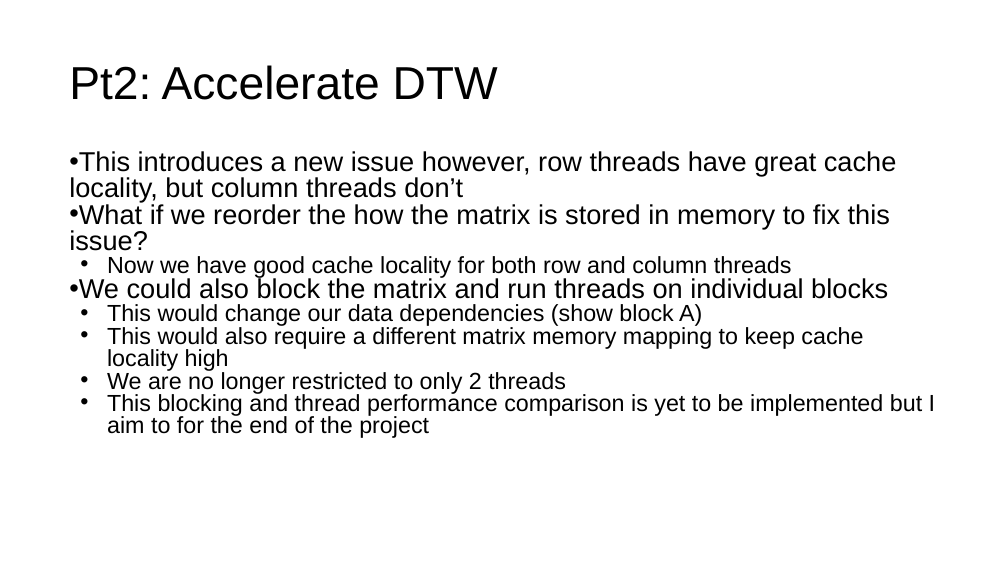
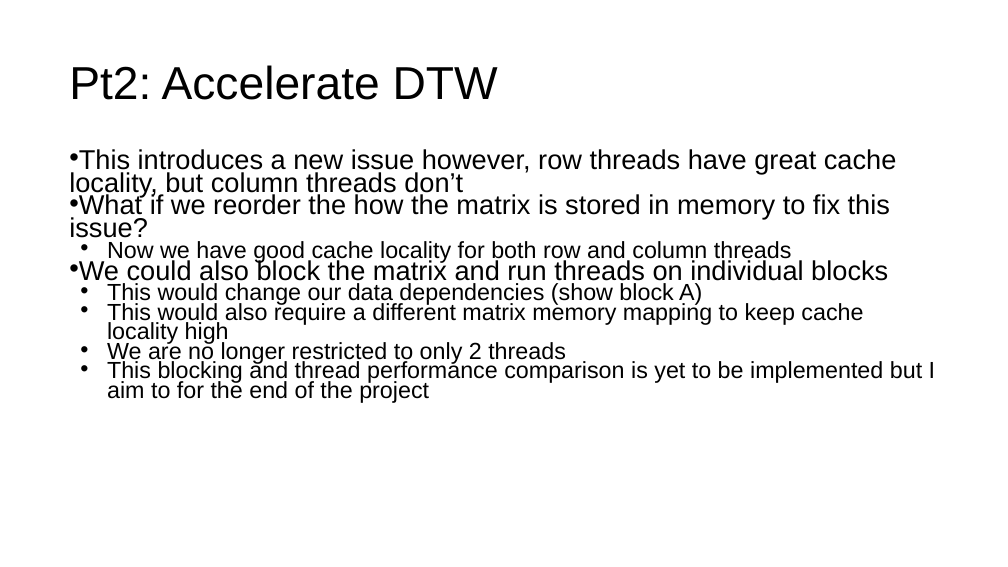
Before and after one commit to GNPower/TestpointDSL, a slide deck: slide 31 of Seminar Presentation/DSL for HIL Testing.pptx (slide 10 before the commit). Drawn at 1008x567 pixels with LibreOffice and Linux fonts; fonts in the diff are those of the drawing. Boxes give left, top, right and bottom in pixels: in the first picture for what was removed or moved away, otherwise in the second. Text is boxed around its words. In the diff, an @@ line names an element or a change of style, - is before the commit and + after.

```diff
--- a/Seminar Presentation/DSL for HIL Testing.pptx
+++ b/Seminar Presentation/DSL for HIL Testing.pptx
@@ text "This introduces a new issue ..." at box(69, 149, 935, 403): line spacing 0.8 to 0.7 @@
```
Also in this commit, not shown: 4 other slides changed, 22 slides added, 18 other files.
